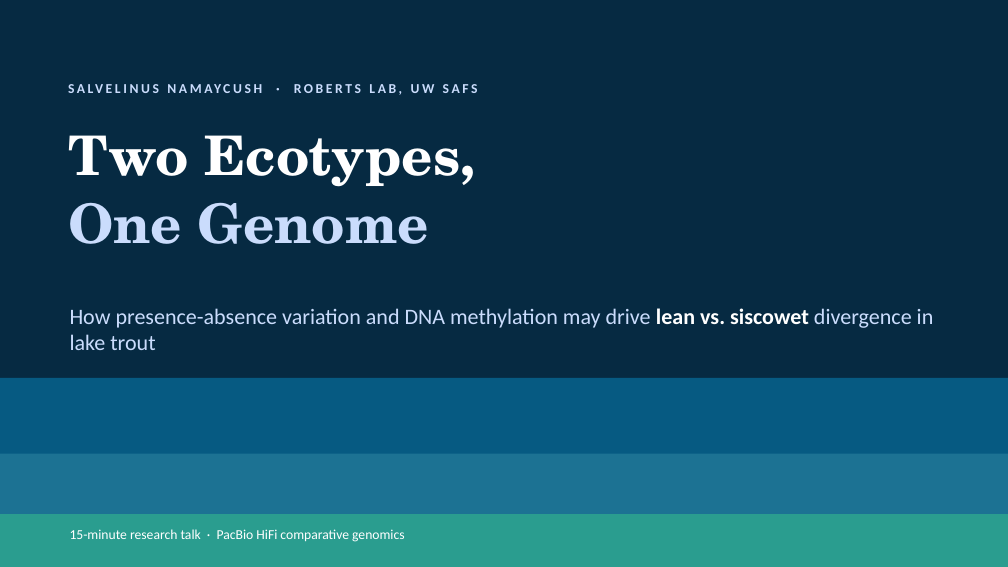
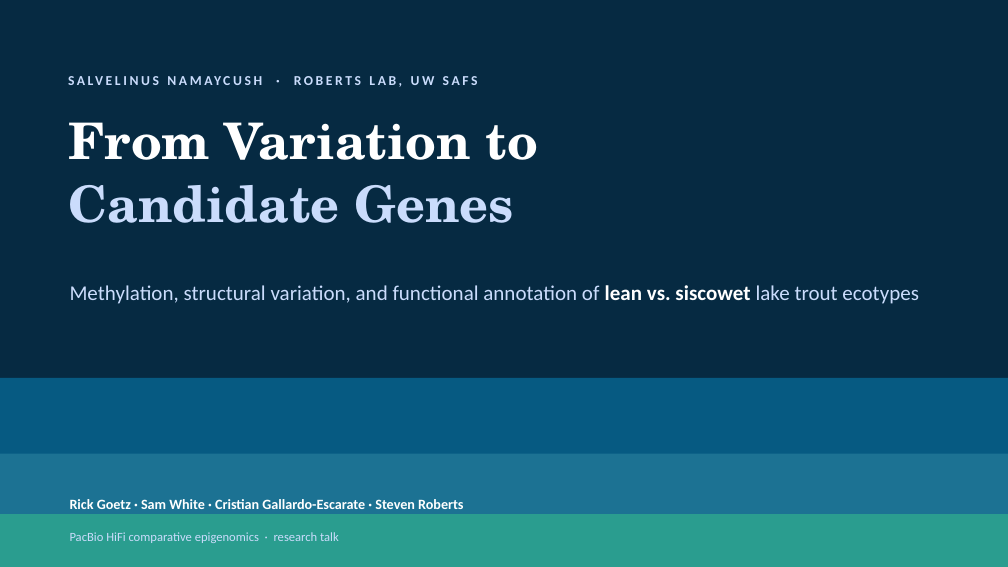
Before and after one commit to RobertsLab/project-lake-trout, a slide deck: slide 1 of output/deck/lake-trout-ecotypes-PAV-methylation.pptx. Drawn at 1008x567 pixels with LibreOffice and Linux fonts; fonts in the diff are those of the drawing. Boxes give left, top, right and bottom in pixels: in the first picture for what was removed or moved away, otherwise in the second. Text is boxed around its words. In the diff, an @@ line names an element or a change of style, - is before the commit and + after.

```diff
--- a/output/deck/lake-trout-ecotypes-PAV-methylation.pptx
+++ b/output/deck/lake-trout-ecotypes-PAV-methylation.pptx
@@ text "SALVELINUS NAMAYCUSH · ROBERTS LAB, ...": place and size @@
-text "SALVELINUS NAMAYCUSH · ROBERTS LAB, ..." at (294, 84, 478, 95)
+text "SALVELINUS NAMAYCUSH · ROBERTS LAB, ..." at (294, 76, 478, 87)
@@ text at (68, 122, 538, 223): text changed; size 52 to 48 pt @@
-Two Ecotypes,
-One Genome
+From Variation to
+Candidate Genes
@@ text at (70, 285, 919, 304): text changed; size 21 to 20 pt @@
-How presence-absence variation and DNA methylation may drive lean vs. siscowet divergence in lake trout
+Methylation, structural variation, and functional annotation of lean vs. siscowet lake trout ecotypes
@@ text added at (70, 499, 463, 509), 13.5 pt, text #FFFFFF, bold @@
+Rick Goetz · Sam White · Cristian Gallardo-Escarate · Steven Roberts
@@ text at (70, 532, 339, 543): text changed; size 13 to 12 pt; text colour #FFFFFF to #CADCFC @@
-15-minute research talk · PacBio HiFi comparative genomics
+PacBio HiFi comparative epigenomics · research talk
```
Also in this commit, not shown: 9 other slides changed, 4 slides added, 1 slide removed, 1 other file.
